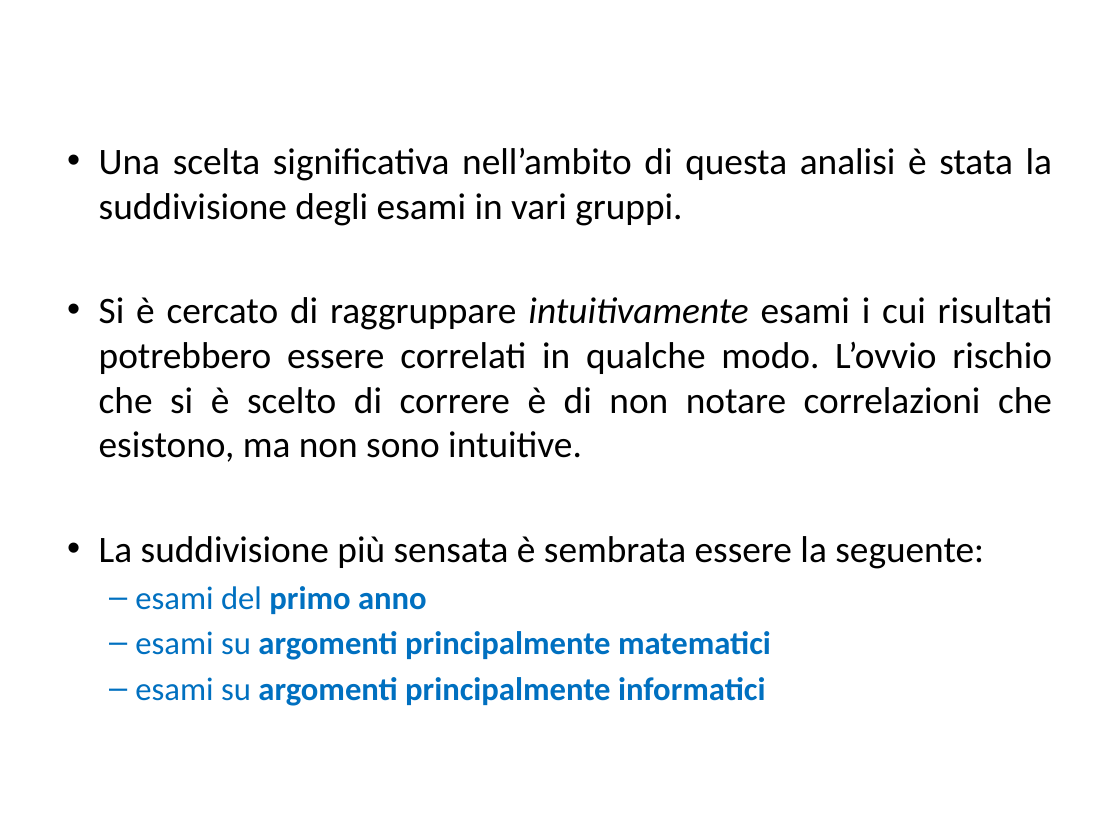
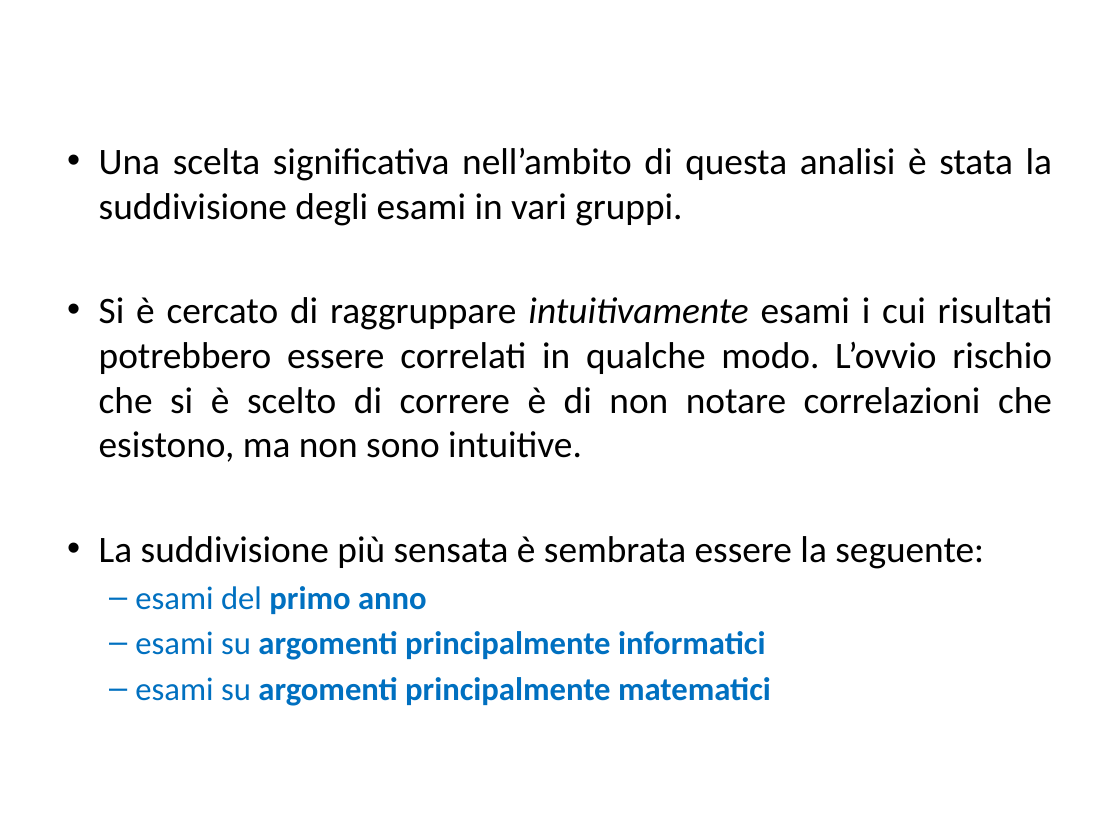
Before and after one commit to BlacknDecker/unifi, a slide deck: slide 14 of relazione.pptx. Drawn at 1120x840 pixels with LibreOffice and Linux fonts; fonts in the diff are those of the drawing; background and template pictures are left out. Boxes give left, top, right and bottom in pixels: in the first picture for what was removed or moved away, otherwise in the second. Text is boxed around its words. In the diff, an @@ line names an element or a change of style, - is before the commit and + after.

```diff
--- a/relazione.pptx
+++ b/relazione.pptx
@@ text at [135,631,765,660]: paragraph added @@
+  – esami su argomenti principalmente informatici
@@ text at [135,677,765,706]: paragraph removed @@
-  – esami su argomenti principalmente informatici
```
Also in this commit, not shown: 3 other slides changed, 6 slides added.
